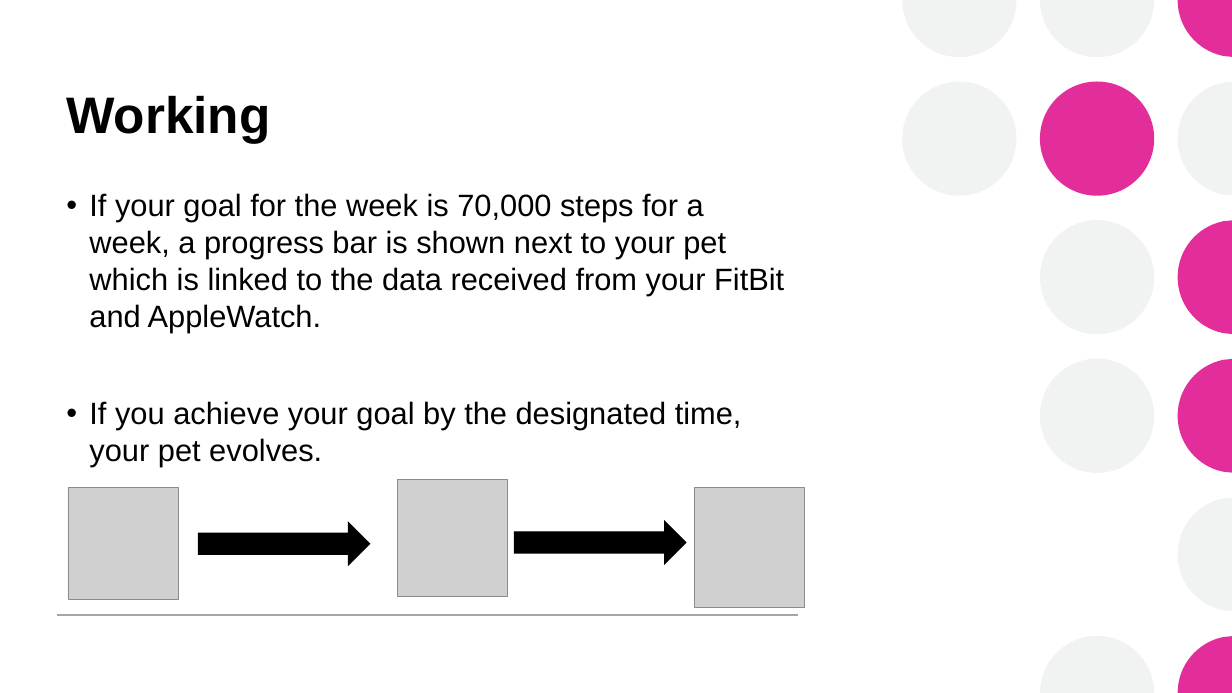
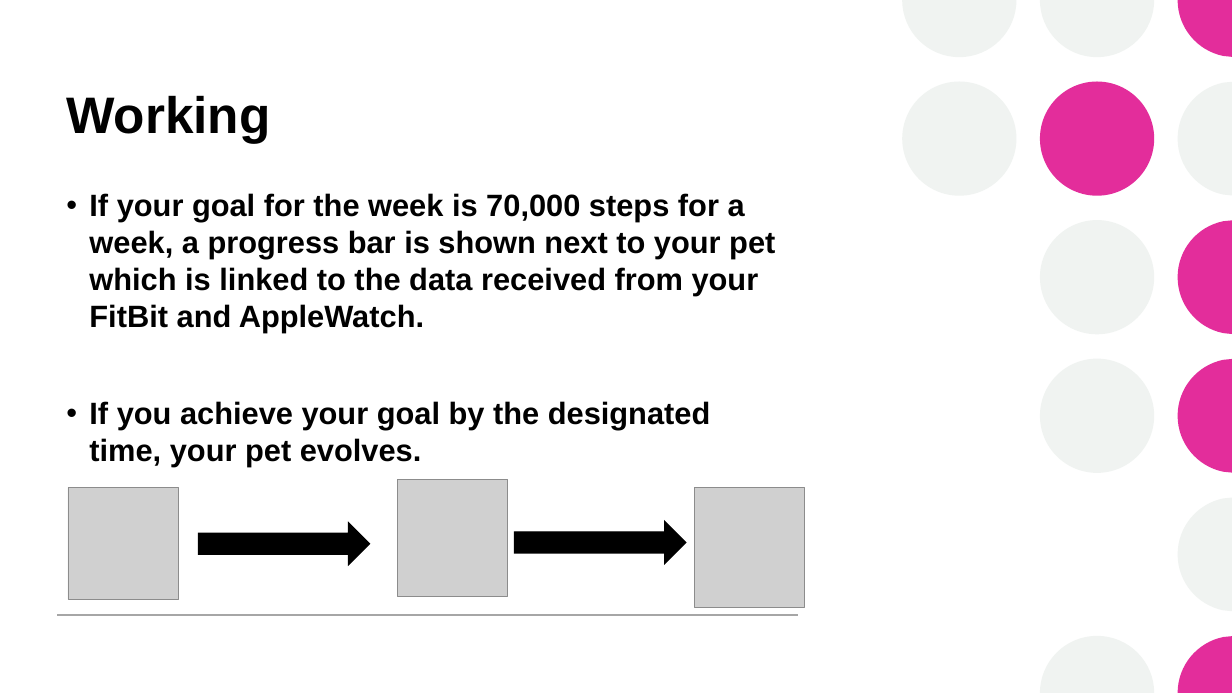
Before and after one commit to ManeetSigtia/TerraPet, a slide deck: slide 5 of FirstYearHacks_2023_Terra_Pet.pptx. Drawn at 1232x693 pixels with LibreOffice and Linux fonts; fonts in the diff are those of the drawing; grey boxes stand for pictures. Boxes give left, top, right and bottom in pixels: in the first picture for what was removed or moved away, otherwise in the second. Text is boxed around its words. In the diff, an @@ line names an element or a change of style, - is before the commit and + after.

```diff
--- a/FirstYearHacks_2023_Terra_Pet.pptx
+++ b/FirstYearHacks_2023_Terra_Pet.pptx
@@ text "If your goal for the ..." at (89, 193, 775, 467): bold on @@
```
Also in this commit, not shown: 2 slides added.
